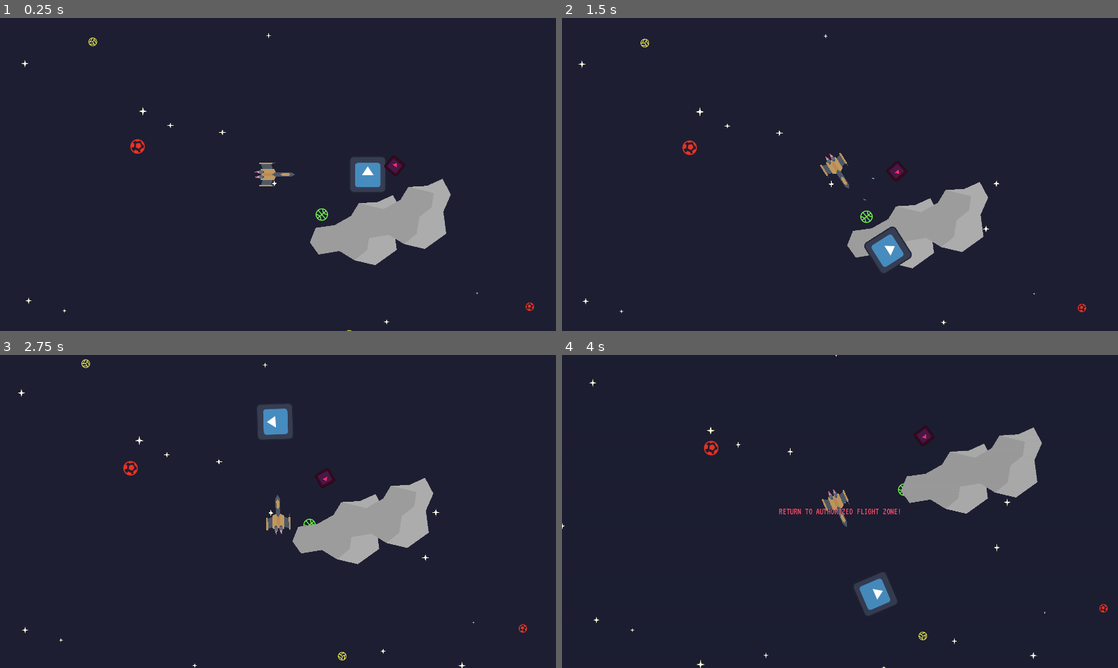
Above: before the commit, frames 1-4 (two rows, left to right).
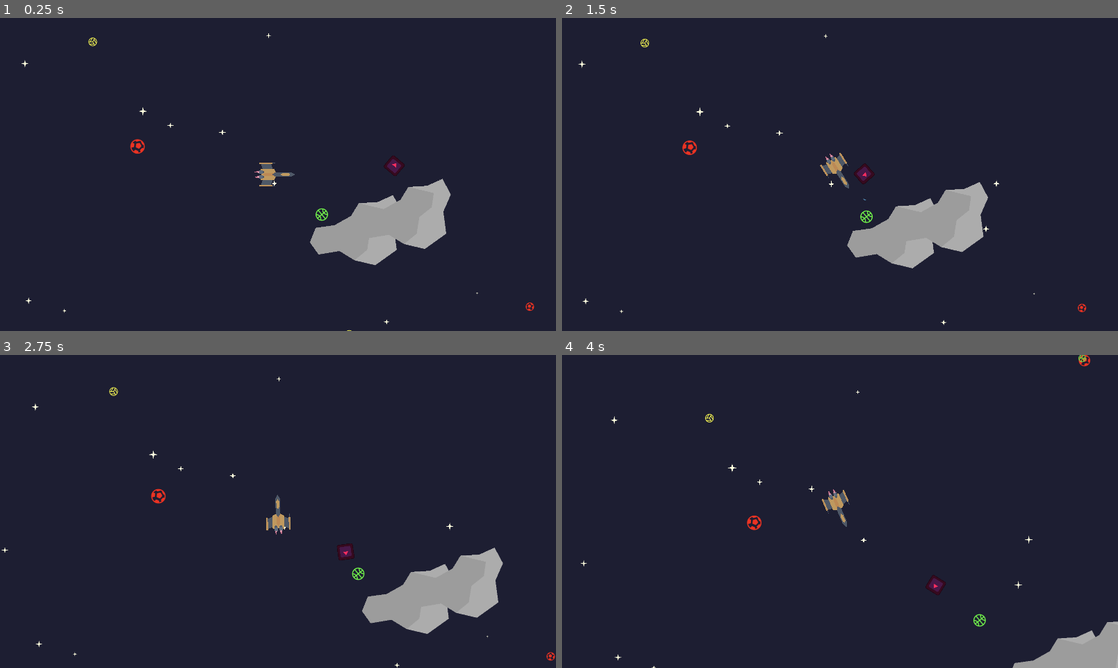
Above: after the commit, the same moments.

Repository: antax02/Ludum-Dare-58
Game: Godot game, scene res://scenes/world.tscn
Two runs of this game, one before a commit and one after it. Both use one fixed random seed, a clock stepped at 60 frames per second and the inputs below. The engine's default icon, where the game draws it, is replaced by a stand-in: a white triangle on a blue panel in a dark square.
Inputs (mouse positions are in pixels of both pictures, inside the frame that each line leads up to):
- Up to frame 1 (0.25 s): no input
- Up to frame 2 (1.5 s): move the mouse to (962, 158) at 0.52 s; hold Space (thrust) 0.53-1.28 s; hold Right mouse button (dash) 0.53-1.28 s; move the mouse to (728, 190) at 1.27 s; click (728, 190) at 1.35 s
- Up to frame 3 (2.75 s): move the mouse to (333, 442) at 2.02 s; hold Space (thrust) from 2.03 s (still down); hold Right mouse button (dash) from 2.03 s (still down)
- Up to frame 4 (4 s): move the mouse to (812, 574) at 2.77 s; release Right mouse button (dash) at 2.78 s; click (812, 574) at 2.85 s; move the mouse to (1006, 558) at 3.52 s; release Space (thrust) at 3.53 s; hold Right mouse button (dash) from 3.53 s (still down)

The runs differ from the first frame. In frame 1, 0.7% of the frame differs, in the area x 63-73%, y 44-56%; in frame 2, 1.0%; in frame 3, 8.9%, in the area x 0-100%, y 1-100%; in frame 4, 7.0%.

Commit message:
Update enemy movement and environment collision
Enhanced enemy movement logic with acceleration and max speed, replacing direct position updates with velocity-based movement. Updated environment collision polygon for playable area and removed unused Sprite2D node from player scene. Added temporary enemy scene files for testing.

Diff:
--- a/scenes/enviorment/enviorment.tscn
+++ b/scenes/enviorment/enviorment.tscn
@@ -73,7 +73,7 @@
 [node name="PlayableArea" type="Area2D" parent="."]
 
 [node name="CollisionPolygon2D" type="CollisionPolygon2D" parent="PlayableArea"]
-polygon = PackedVector2Array(-237, -86, 1, -159, 544, -147, 523, 246, -13, 240, -241, 126, -218, 42)
+polygon = PackedVector2Array(-108, -1915, 1959, -1434, 2578, 340, 2041, 1789, -1142, 1773, -2169, -188, -1509, -1272)
 
 [node name="Asteroid01" parent="." instance=ExtResource("9_p4wd1")]
 position = Vector2(335, 234)
--- a/scenes/player.tscn
+++ b/scenes/player.tscn
@@ -120,8 +120,5 @@
 [node name="DashCollision" type="CollisionShape2D" parent="Area2D"]
 shape = SubResource("RectangleShape2D_qhqgy")
 
-[node name="Sprite2D" type="Sprite2D" parent="Area2D"]
-texture = ExtResource("1_3vyb7")
-
 [connection signal="body_entered" from="Area2D" to="." method="_on_area_2d_body_entered"]
 [connection signal="body_exited" from="Area2D" to="." method="_on_area_2d_body_exited"]
--- a/scripts/enemy.gd
+++ b/scripts/enemy.gd
@@ -4,7 +4,8 @@
 var max_health: int = 100
 var health: int = max_health
 var attack_damage: int = 10
-var speed: int = 100
+var max_speed: int = 200
+var acceleration: int = 800
 var rotation_speed: int = 5
 var distance: int = 200
 
@@ -18,14 +19,24 @@
 func _physics_process(delta):
 	follow_target(delta)
 
+	if velocity.length() > max_speed:
+		velocity = velocity.normalized() * max_speed
+
+	move_and_slide()
+
 func follow_target(delta):
 	target = get_tree().get_first_node_in_group("player")
 	rotation = lerp_angle(rotation, (target.global_position - global_position).angle(), -(cos(PI * rotation_speed * delta) - 1) / 2)
 
 	if position.distance_to(target.position) > distance:
-		position = position.move_toward(target.position, speed * delta)
+		if position.distance_to(target.position) > (distance + 100):
+			velocity += (target.global_position - global_position).normalized() * acceleration * delta
+	else:
+		#velocity = velocity.normalized() * (velocity.length() * (0.1 * delta))
+		velocity = velocity.normalized() * max(velocity.length() - 200 * delta, 0)
 
 func take_damage(damage):
 	health -= damage
 	if health <= 0:
+		# money += 10
 		queue_free()
Not shown, added: scenes/enemies/enemy.tscn11343458334.tmp
Not shown, added: scenes/enemies/enemy.tscn11350031087.tmp
